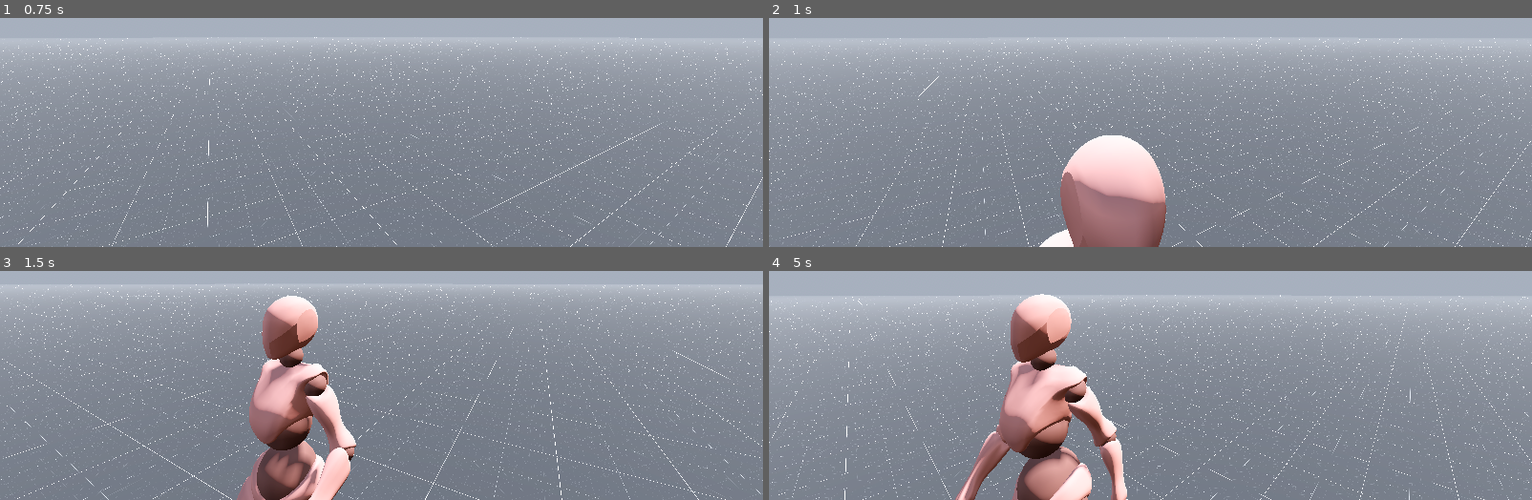
Above: before the commit, frames 1-4 (two rows, left to right).
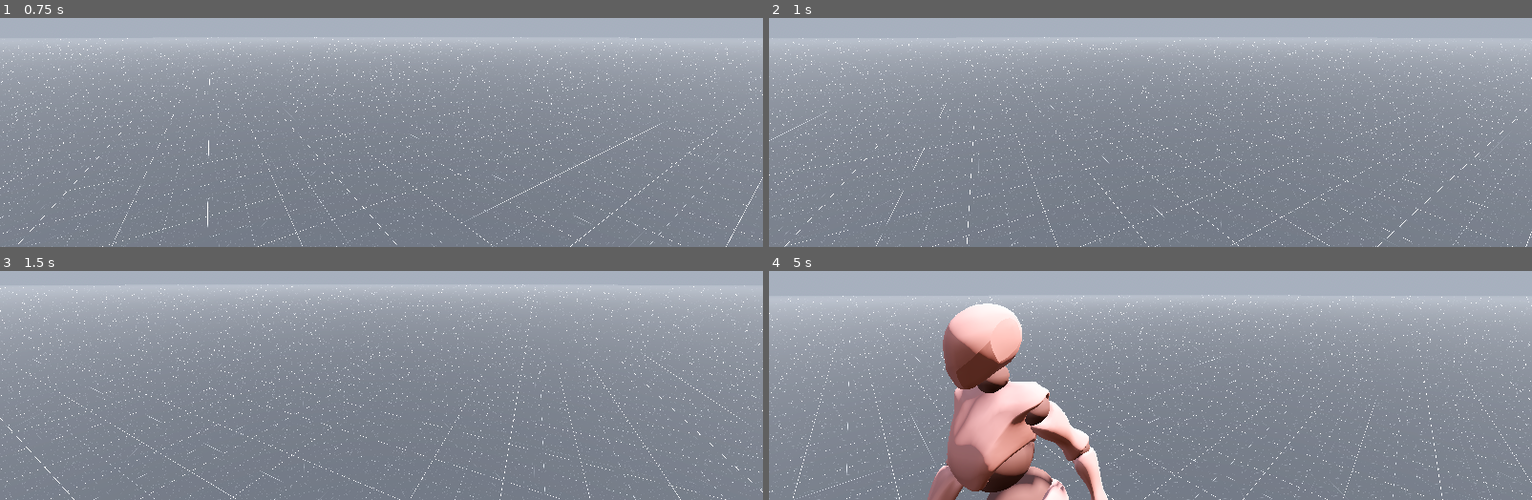
Above: after the commit, the same moments.

Repository: axvg/-third-person-controller-sample
Game: Godot game, scene res://scenes/main.tscn
Two runs of this game, one before a commit and one after it. Both use one fixed random seed, a clock stepped at 60 frames per second and the inputs below.
Inputs (mouse positions are in pixels of both pictures, inside the frame that each line leads up to):
- Up to frame 1 (0.75 s): tap Enter (ui_accept) at 0.5 s; move the mouse to (419, 31) at 0.52 s; hold W (forward) from 0.53 s (still down); tap Shift (run) at 0.6 s
- Up to frame 2 (1 s): keep holding W (forward); tap Enter (ui_accept) at 0.77 s; tap F (kick, bound only after the commit) at 0.8 s
- Up to frame 3 (1.5 s): keep holding W (forward); move the mouse to (343, 287) at 1.27 s; tap F (kick, bound only after the commit) at 1.35 s
- Up to frame 4 (5 s): keep holding W (forward); tap Enter (ui_accept) at 1.52, 3.02, 3.77, 4.52 s; tap Shift (run) at 1.55, 2.1, 3.05, 3.6, 4.55 s; move the mouse to (1165, 277) at 2.02 s; tap F (kick, bound only after the commit) at 2.3, 2.85, 3.8, 4.35 s; move the mouse to (1142, 291) at 2.77 s; move the mouse to (1203, 291) at 3.52 s; move the mouse to (1089, 280) at 4.27 s

Frame 1 is identical in both runs. In frame 2, 9.8% of the frame differs, in the area x 0-100%, y 8-100%; in frame 3, 12%; in frame 4, 19%, in the area x 0-100%, y 10-100%.

Commit message:
add kick animation

Diff:
--- a/project.godot
+++ b/project.godot
@@ -47,6 +47,11 @@
 "events": [Object(InputEventKey,"resource_local_to_scene":false,"resource_name":"","device":-1,"window_id":0,"alt_press …(191 unchanged characters)…
 ]
 }
+kick={
+"deadzone": 0.2,
+"events": [Object(InputEventKey,"resource_local_to_scene":false,"resource_name":"","device":-1,"window_id":0,"alt_pressed":false,"shift_pressed":false,"ctrl_pressed":false,"meta_pressed":false,"pressed":false,"keycode":0,"physical_keycode":70,"key_label":0,"unicode":102,"location":0,"echo":false,"script":null)
+]
+}
 
 [physics]
 
--- a/scripts/player.gd
+++ b/scripts/player.gd
@@ -1,14 +1,15 @@
 extends CharacterBody3D
 
 
-var speed = 3.0
 const JUMP_VELOCITY = 4.5
 
 const mouse_sensitivity = Vector2(.5, .2)
 
+var speed = 3.0
 var walking_speed = 3.0
 var running_speed = 5.0
 var running = false
+var kicking = false
 
 var gravity = ProjectSettings.get_setting("physics/3d/default_gravity")
 @onready var animation_player: AnimationPlayer = $visuals/mixamo_base/AnimationPlayer
@@ -25,6 +26,15 @@
 		camera_mount.rotate_x(deg_to_rad(-event.relative.y * mouse_sensitivity.y))
 
 func _physics_process(delta: float) -> void:
+
+	if !animation_player.is_playing():
+		kicking = false
+
+	if Input.is_action_just_pressed("kick"):
+		kicking = true
+		animate("kick")
+
+
 	if Input.is_action_just_pressed("run"):
 		running = true
 		speed = running_speed
@@ -42,21 +52,24 @@
 
 	var direction = (transform.basis * Vector3(input_dir.x, 0, input_dir.y)).normalized()
 	if direction:
-		if running:
-			animate("running")
-		else:
-			animate("walking")
+		if not kicking:
+			if running:
+				animate("running")
+			else:
+				animate("walking")
 
-		visuals.look_at(position * direction)
+			visuals.look_at(position * direction)
 
 		velocity.x = direction.x * speed
 		velocity.z = direction.z * speed
 	else:
-		animate("idle")
+		if not kicking:
+			animate("idle")
 		velocity.x = move_toward(velocity.x, 0, speed)
 		velocity.z = move_toward(velocity.z, 0, speed)
 
-	move_and_slide()
+	if not kicking:
+		move_and_slide()
 
 func animate(animation: String):
 	if animation_player.current_animation != animation:
